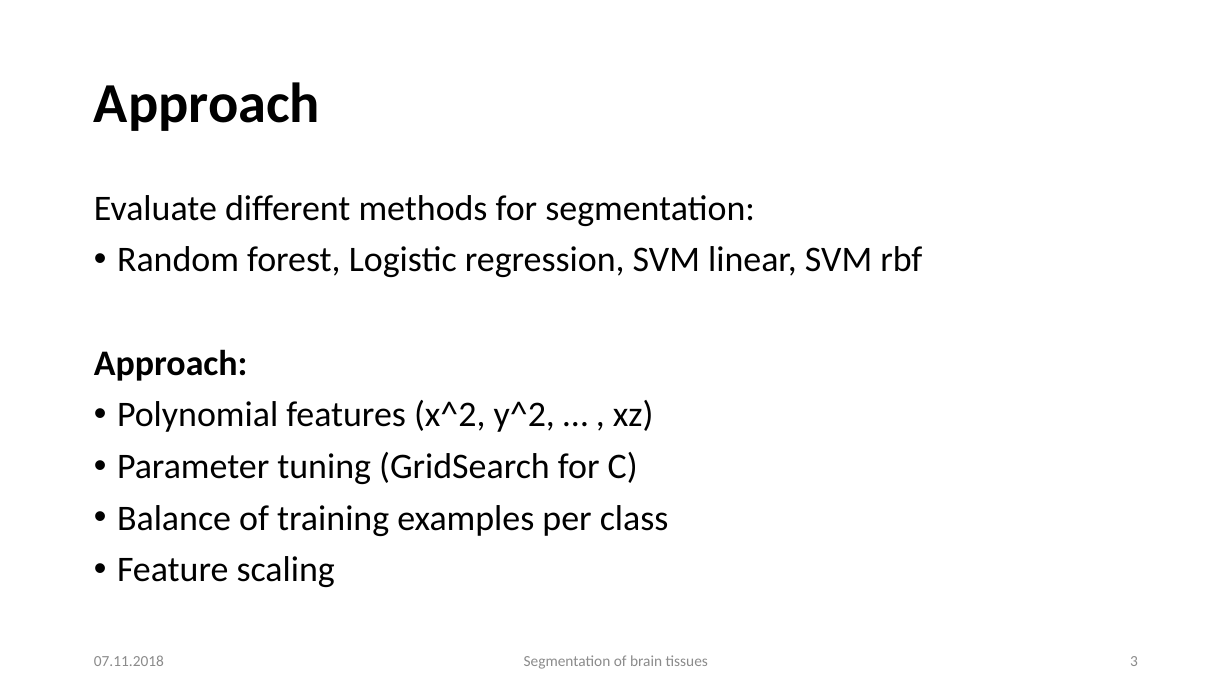
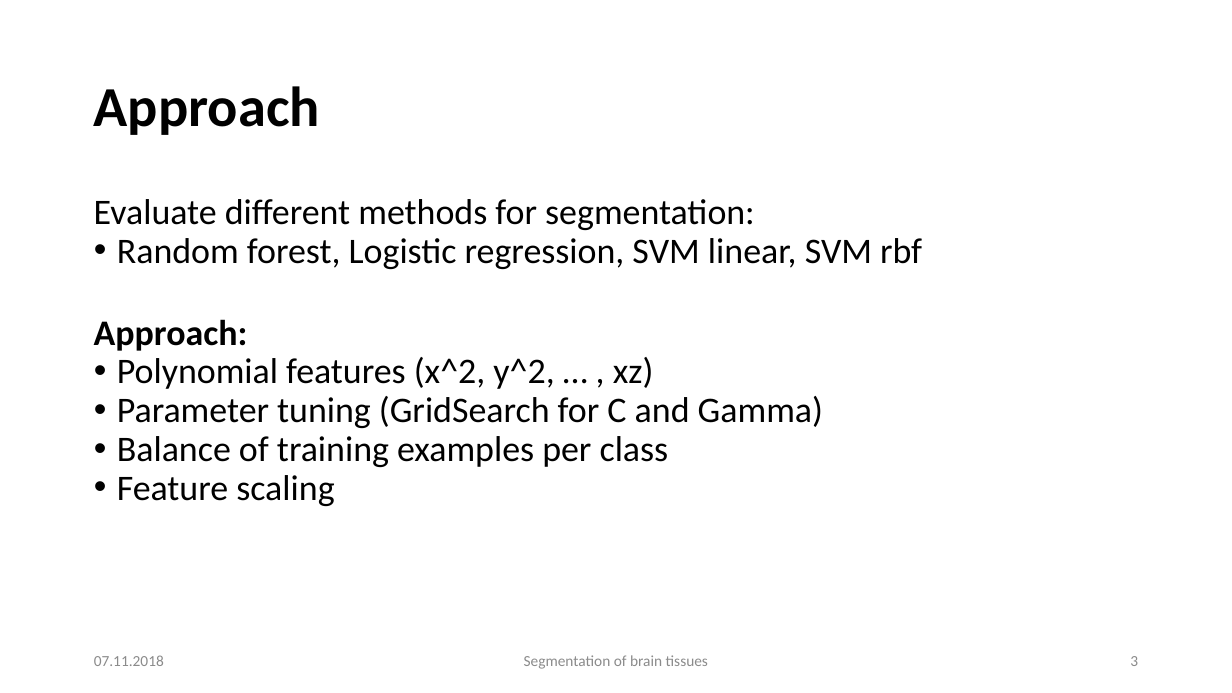
Before and after one commit to mhayoz/MIALab, a slide deck: slide 3 of Midterm Mialab.pptx. Drawn at 1232x693 pixels with LibreOffice and Linux fonts; fonts in the diff are those of the drawing; background and template pictures are left out. Boxes give left, top, right and bottom in pixels: in the first picture for what was removed or moved away, otherwise in the second. Text is boxed around its words. In the diff, an @@ line names an element or a change of style, - is before the commit and + after.

```diff
--- a/Midterm Mialab.pptx
+++ b/Midterm Mialab.pptx
@@ text "Approach" at (x1=94, y1=86, x2=320, y2=135): line spacing 0.9 to 1 @@
@@ text at (x1=94, y1=199, x2=922, y2=506): line spacing 0.9 to 1; less space between paragraphs @@
@@ text at (x1=117, y1=396, x2=823, y2=428): text changed @@
-• Parameter tuning (GridSearch for C)
+• Parameter tuning (GridSearch for C and Gamma)
@@ text "07.11.2018" at (x1=94, y1=655, x2=164, y2=666): text colour #8C8C8C to #8B8B8B @@
@@ text "Segmentation of brain tissues" at (x1=524, y1=655, x2=708, y2=669): text colour #8C8C8C to #8B8B8B @@
```
Also in this commit, not shown: 6 other slides changed, 2 slides added.
